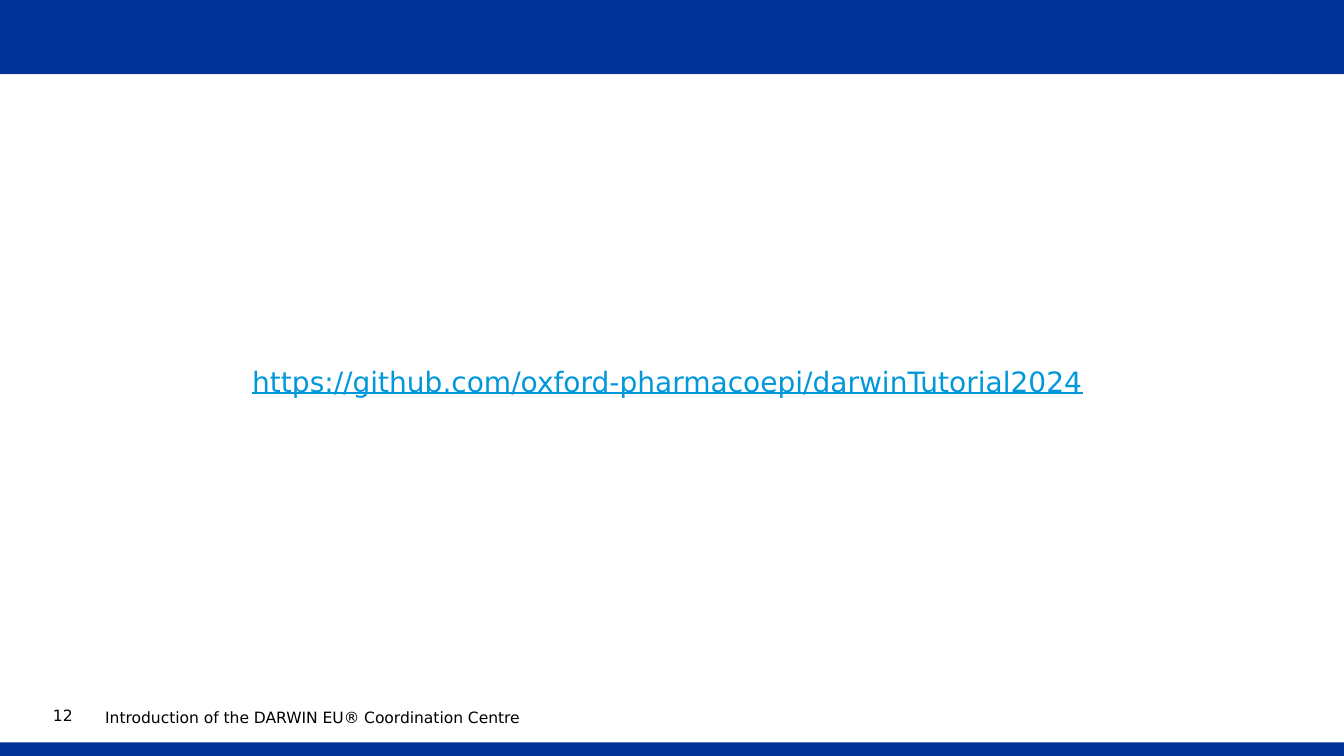
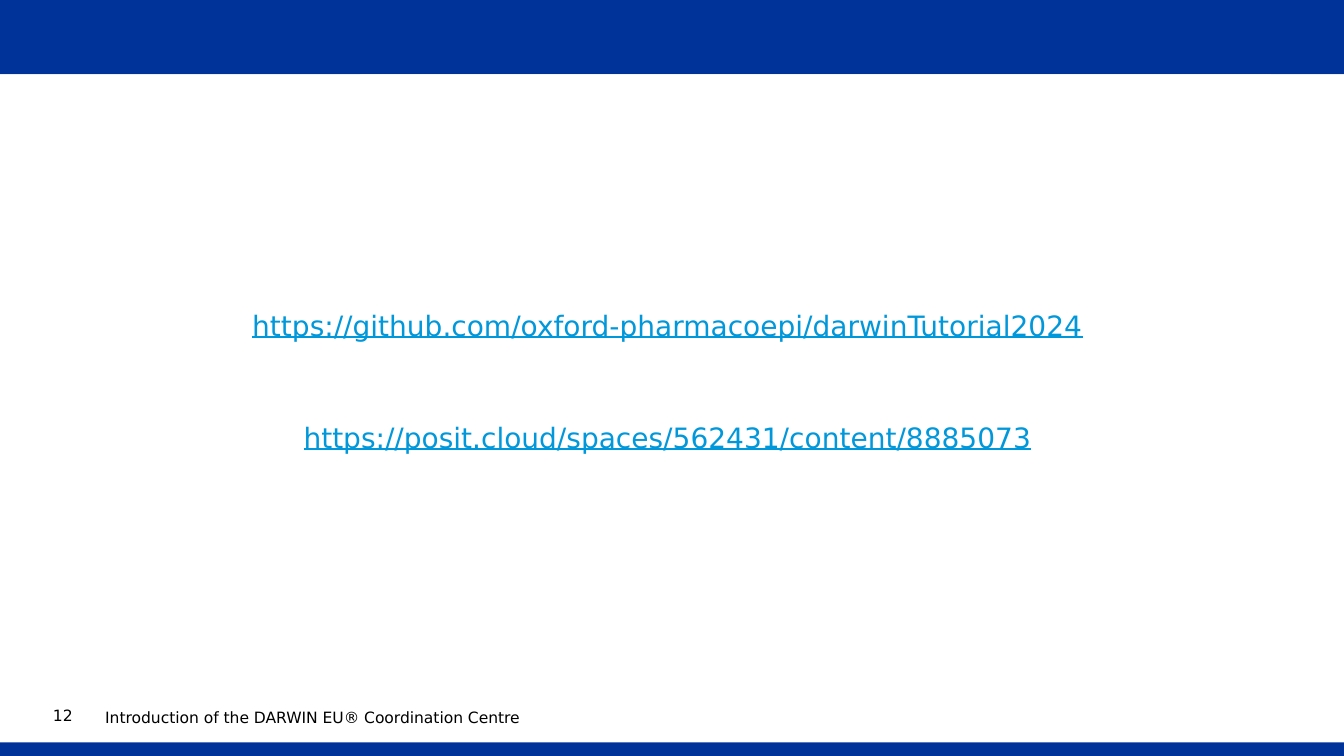
Before and after one commit to oxford-pharmacoepi/darwinTutorial2025, a slide deck: slide 12 of Presentations/TreatmentPatterns/Darwin Tutorial OHDSI Global 2024.pptx. Drawn at 1344x756 pixels with LibreOffice and Linux fonts; fonts in the diff are those of the drawing; background and template pictures are left out. Boxes give left, top, right and bottom in pixels: in the first picture for what was removed or moved away, otherwise in the second. Text is boxed around its words. In the diff, an @@ line names an element or a change of style, - is before the commit and + after.

```diff
--- a/Presentations/TreatmentPatterns/Darwin Tutorial OHDSI Global 2024.pptx
+++ b/Presentations/TreatmentPatterns/Darwin Tutorial OHDSI Global 2024.pptx
@@ text at bbox=[304, 426, 1031, 454]: paragraph added @@
+https://posit.cloud/spaces/562431/content/8885073
```
Also in this commit, not shown: 2 other slides changed.
